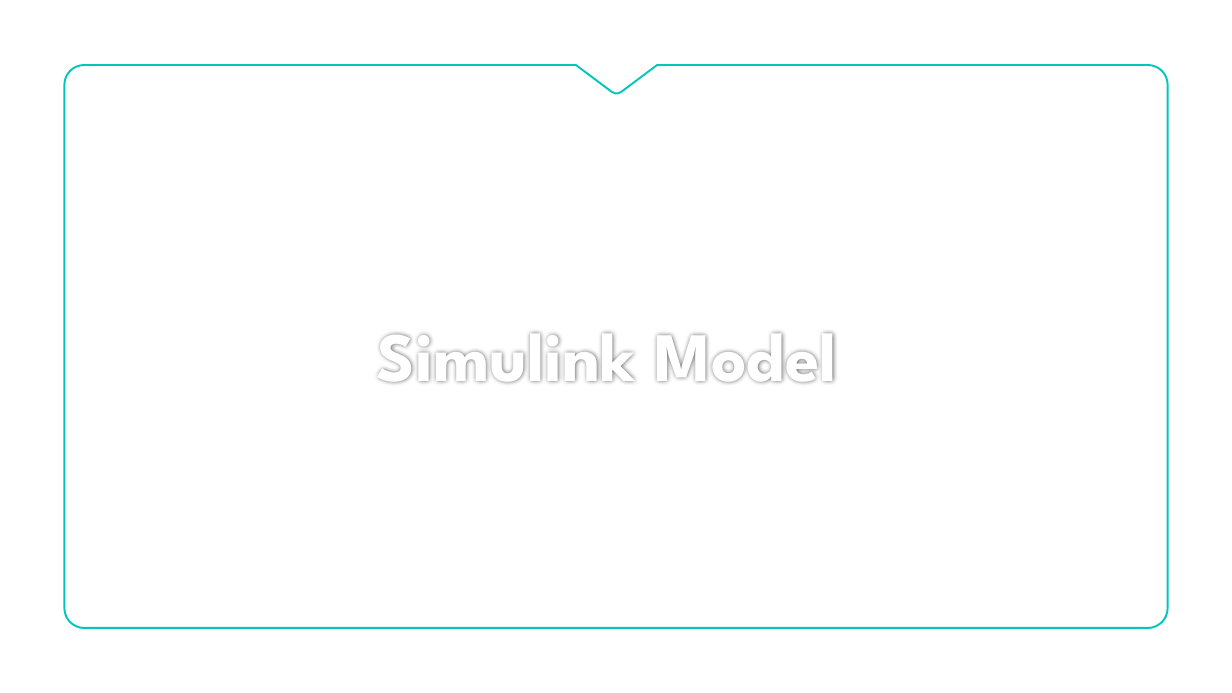
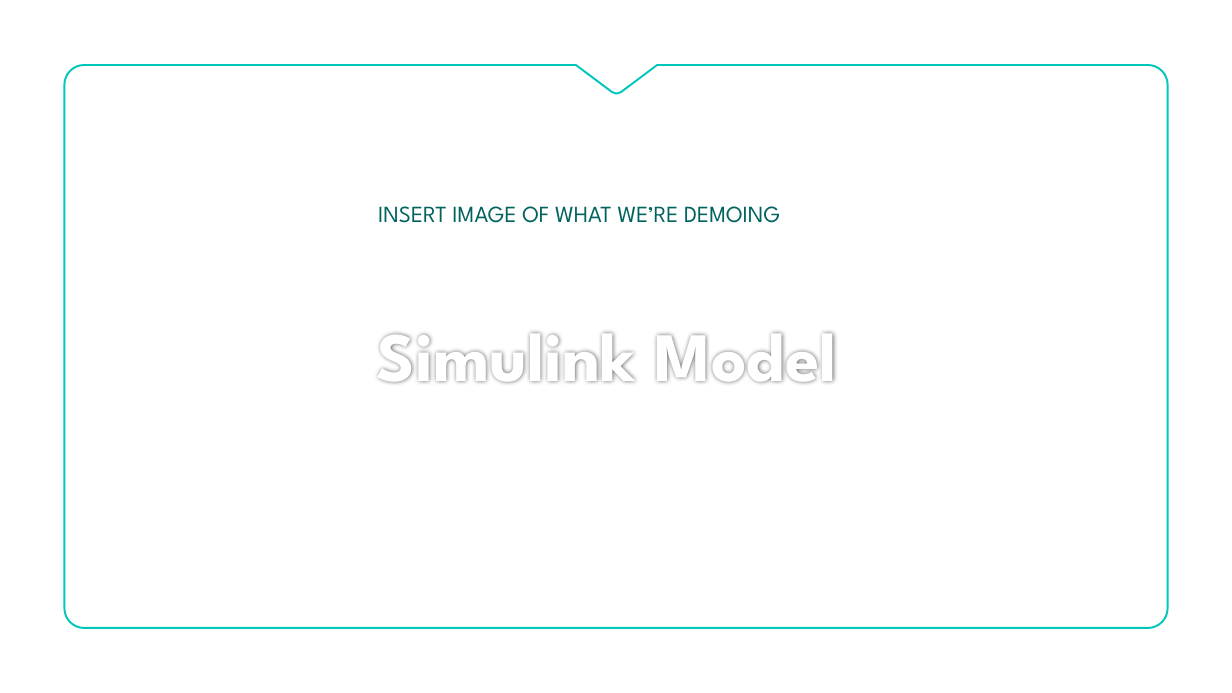
Before and after one commit to lcall3/Controller, a slide deck: slide 2 of doc/report/demo2.pptx. Drawn at 1232x693 pixels with LibreOffice and Linux fonts; fonts in the diff are those of the drawing; background and template pictures are left out. Boxes give left, top, right and bottom in pixels: in the first picture for what was removed or moved away, otherwise in the second. Text is boxed around its words. In the diff, an @@ line names an element or a change of style, - is before the commit and + after.

```diff
--- a/doc/report/demo2.pptx
+++ b/doc/report/demo2.pptx
@@ text added at box(378, 206, 780, 223), 18 pt, text #00635D @@
+INSERT IMAGE OF WHAT WE’RE DEMOING
```
Also in this commit, not shown: 4 other slides changed, 7 slides added, 2 slides removed, 1 other file.
